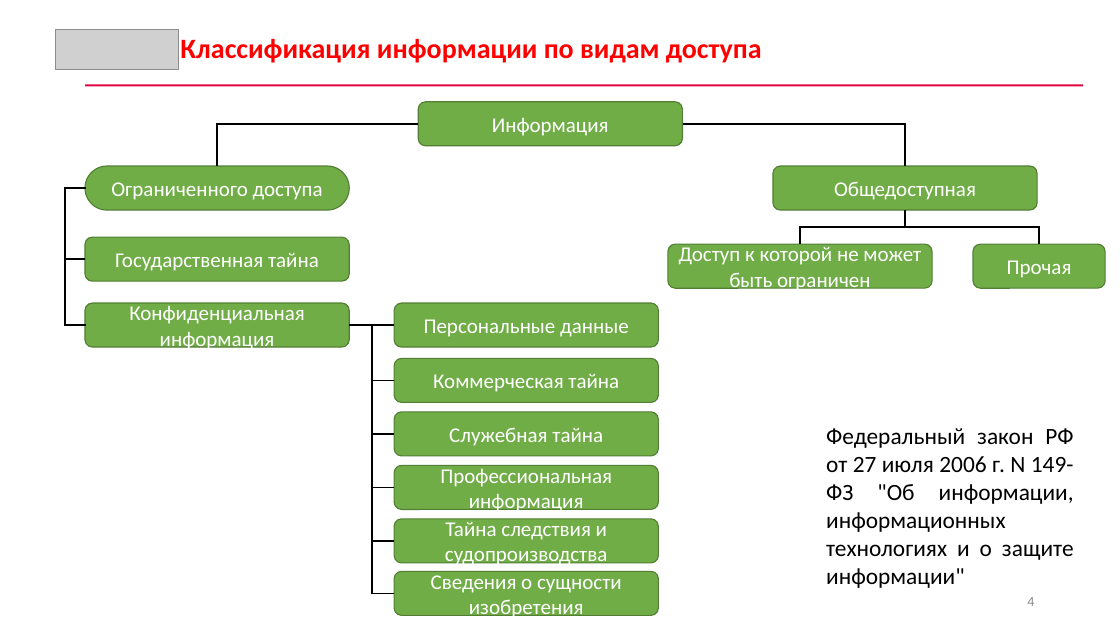
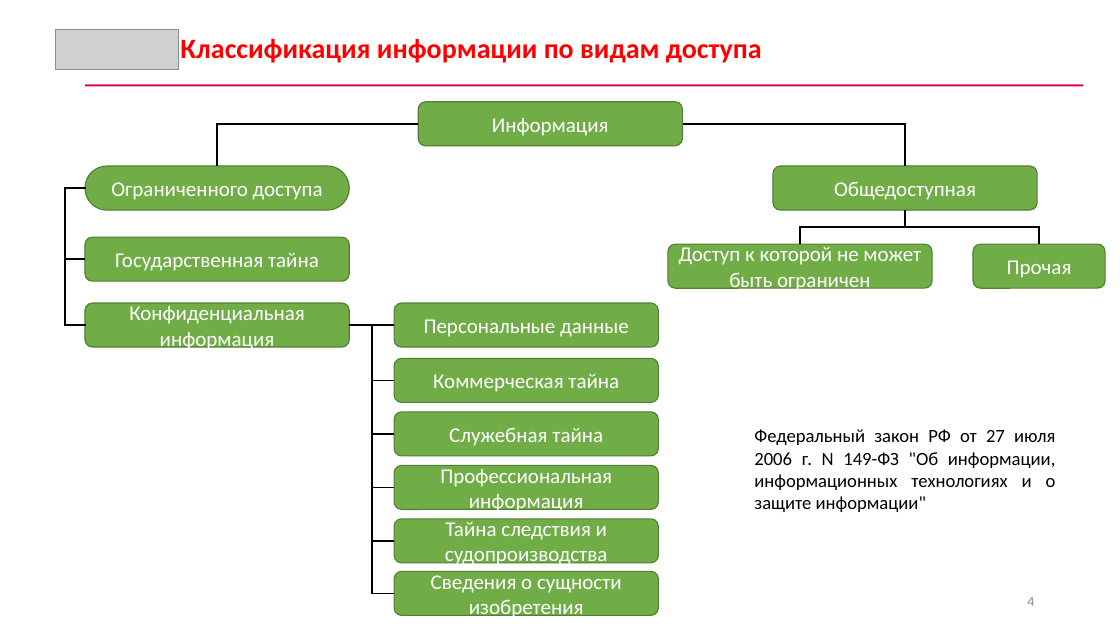
Before and after one commit to CyberLympha/AI-for-IS-Course, a slide deck: slide 4 of Лекции/Проблема конфиденциальности данных при использовании ML.pptx. Drawn at 1120x630 pixels with LibreOffice and Linux fonts; fonts in the diff are those of the drawing; grey boxes stand for pictures. Boxes give left, top, right and bottom in pixels: in the first picture for what was removed or moved away, otherwise in the second. Text is boxed around its words. In the diff, an @@ line names an element or a change of style, - is before the commit and + after.

```diff
--- a/Лекции/Проблема конфиденциальности данных при использовании ML.pptx
+++ b/Лекции/Проблема конфиденциальности данных при использовании ML.pptx
@@ text "Федеральный закон РФ от 27 ...": place and size @@
-text "Федеральный закон РФ от 27 ..." at [826, 428, 1074, 588]
+text "Федеральный закон РФ от 27 ..." at [754, 429, 1056, 512]
@@ text "Федеральный закон РФ от 27 ..." at [754, 429, 1056, 512]: size 20 to 16 pt @@
```
Also in this commit, not shown: 3 other slides changed.
